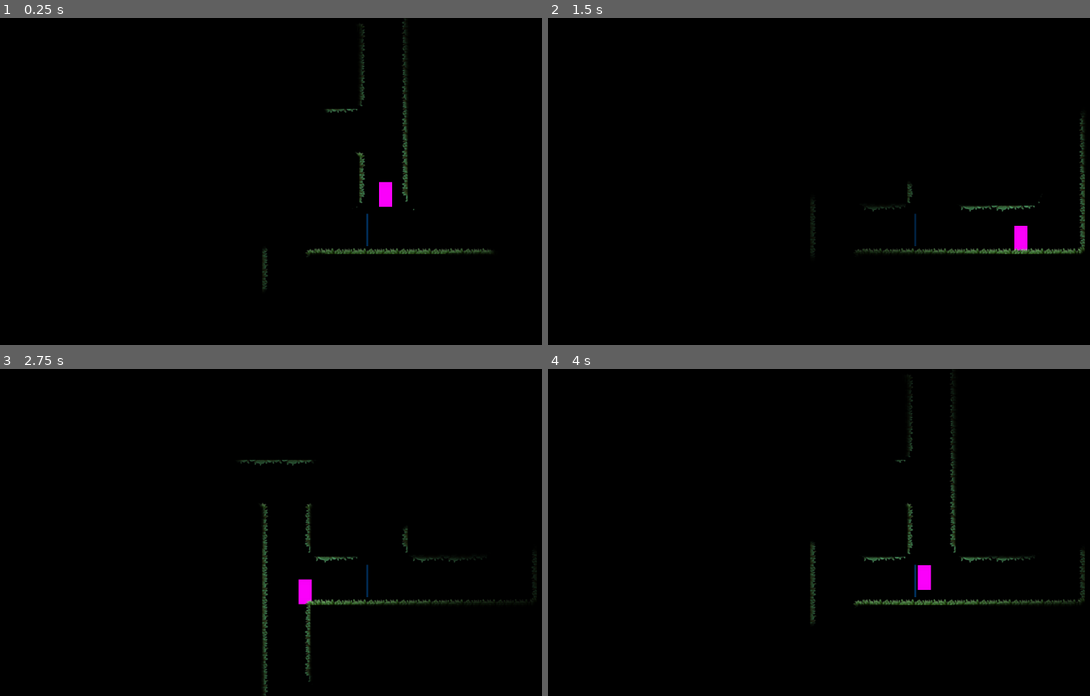
Above: before the commit, frames 1-4 (two rows, left to right).
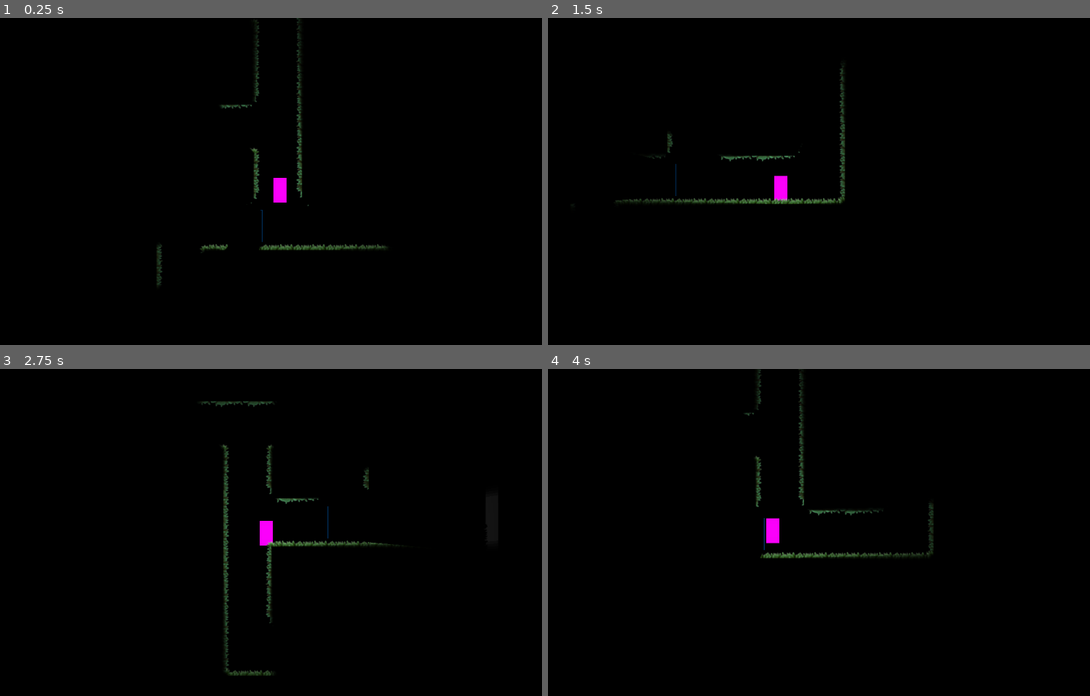
Above: after the commit, the same moments.

Repository: kit-solent/refrigerate
Game: Godot game, scene res://core/ingame.tscn
Same seed, same stepped clock (60 frames per second), same inputs: the game is played once before the commit and once after it.
Inputs:
- Up to frame 1 (0.25 s): no input
- Up to frame 2 (1.5 s): hold Right (player right) 0.53-1.28 s; tap Up (player jump) at 0.77 s; hold Left (player left) from 1.28 s (still down)
- Up to frame 3 (2.75 s): tap Up (player jump) at 1.52 s; release Left (player left) at 2.03 s; hold Right (player right) from 2.03 s (still down)
- Up to frame 4 (4 s): tap Up (player jump) at 3.02, 3.77 s; release Right (player right) at 3.53 s; hold Left (player left) from 3.53 s (still down)

The runs differ from the first frame. In frame 1, 2.7% of the frame differs, in the area x 28-91%, y 0-83%; in frame 2, 2.5%; in frame 3, 3.1%, in the area x 37-100%, y 9-100%; in frame 4, 2.9%.
Error before the commit: Invalid assignment of property or key 'visible' with value of type 'bool' on a base object of type 'null instance'. (res://core/ingame.gd:9)

Commit message:
SaveBot commit at 2025-01-29 17:26:08

Diff:
--- /dev/null
+++ b/core/assets/icons/effect.svg
@@ -0,0 +1,20 @@
+<?xml version="1.0" encoding="utf-8"?>
+
+<!DOCTYPE svg PUBLIC "-//W3C//DTD SVG 1.1//EN" "http://www.w3.org/Graphics/SVG/1.1/DTD/svg11.dtd">
+<!-- Uploaded to: SVG Repo, www.svgrepo.com, Generator: SVG Repo Mixer Tools -->
+<svg height="800px" width="800px" version="1.1" id="_x32_" xmlns="http://www.w3.org/2000/svg" xmlns:xlink="http://www.w3.org/1999/xlink"
+	 viewBox="0 0 512 512"  xml:space="preserve">
+<style type="text/css">
+	.st0{fill:#000000;}
+</style>
+<g>
+	<path class="st0" d="M166.646,166.653c34.995-34.961,91.91-34.961,126.861,0l95.26,95.266l64.184-85.884l-97.203-28.632L303.995,0
+		L193.47,64.711L51.816,51.791l-0.017-0.011v0.011h-0.032l0.032,0.032l12.894,141.66l-64.69,110.51L147.39,355.74l28.648,97.208
+		l85.884-64.19l-95.266-95.243C131.679,258.552,131.679,201.637,166.646,166.653z"/>
+	<path class="st0" d="M495.605,416.423L272.872,193.71c-21.845-21.867-57.301-21.867-79.163,0
+		c-21.856,21.856-21.856,57.296,0,79.174l222.722,222.723c21.89,21.857,57.301,21.857,79.19,0
+		C517.451,473.718,517.467,438.3,495.605,416.423z M253.784,291.006l-39.098-39.109c-5.162-5.201-7.687-11.824-7.687-18.621
+		c0-6.776,2.514-13.399,7.671-18.599c5.206-5.158,11.851-7.698,18.631-7.698c6.776-0.022,13.421,2.54,18.611,7.719l39.093,39.098
+		L253.784,291.006z"/>
+</g>
+</svg>
--- a/core/ingame.gd
+++ b/core/ingame.gd
@@ -3,18 +3,18 @@
 @export var main_shader:Shader
 @export var overlay_shader:Shader
 
-@onready var camera_target=$view/world/players/player
+@onready var camera_target=get_player()
 
 func _ready():
-	$view/world/meta/darkener.visible = not Core.debug
+	$h_box_container/panel/view/view/world/meta/darkener.visible = not Core.debug
 	$h_box_container/panel/view.material.shader = main_shader
 	$h_box_container/panel/overlay.material.shader = overlay_shader
 
 	#Core.local_player=$h_box_container/panel/view/view/world/players/player
 
 func _process(_delta):
-	$view/world/meta/camera.global_transform=camera_target.global_transform
-	#$view/world/meta/camera.global_position=camera_target.global_position
+	$h_box_container/panel/view/view/world/meta/camera.global_transform=camera_target.global_transform
+	#$h_box_container/panel/view/view/world/meta/camera.global_position=camera_target.global_position
 
 func get_player():
-	return $view/world/players/player
+	return $h_box_container/panel/view/view/world/players/player
--- a/core/ingame.tscn
+++ b/core/ingame.tscn
@@ -6,6 +6,8 @@
 [ext_resource type="Environment" uid="uid://cuprafktv5kd0" path="res://core/resources/environment.tres" id="3_7fo0t"]
 [ext_resource type="PackedScene" uid="uid://usl2ja3hvpxp" path="res://core/resources/inventory_slot.tscn" id="3_yiyqq"]
 [ext_resource type="PackedScene" uid="uid://s8hhu4jxydb" path="res://levels/level1.tscn" id="5_shstq"]
+
+[sub_resource type="ShaderMaterial" id="ShaderMaterial_pbpyk"]
 
 [sub_resource type="ShaderMaterial" id="ShaderMaterial_nf0n5"]
 
@@ -28,6 +30,7 @@
 grow_vertical = 2
 
 [node name="inventory" type="PanelContainer" parent="h_box_container"]
+visible = false
 layout_mode = 2
 
 [node name="margin_container" type="MarginContainer" parent="h_box_container/inventory"]
@@ -82,13 +85,14 @@
 size_flags_horizontal = 3
 
 [node name="view" type="SubViewportContainer" parent="h_box_container/panel"]
+material = SubResource("ShaderMaterial_pbpyk")
 layout_mode = 2
 stretch = true
 
 [node name="view" type="SubViewport" parent="h_box_container/panel/view"]
 transparent_bg = true
 handle_input_locally = false
-size = Vector2i(880, 648)
+size = Vector2i(1152, 648)
 render_target_update_mode = 4
 
 [node name="world" type="Node2D" parent="h_box_container/panel/view/view"]
--- /dev/null
+++ b/features/effects/effect.gd
@@ -0,0 +1,14 @@
+@icon("res://core/assets/icons/effect.svg")
+class_name Effect extends Node2D
+
+## If true the effect will run as soon as it enters the scene tree. Otherwise the run method must be used to activate the effect.
+@export var autorun = true
+
+func _ready() -> void:
+	if autorun:
+		run()
+
+func run():
+	"""
+	Runs the effect. This could mean playing visual, audio, lighting or other effects.
+	"""
--- a/features/explosion/explosion.gd
+++ b/features/explosion/explosion.gd
@@ -1,9 +1,8 @@
-@icon("res://core/assets/explosion_icon.png")
-class_name Explosion extends Node2D
+@icon("res://core/assets/icons/explosion.png")
+class_name Explosion extends Effect
 
 enum EXPLOSION_TYPE {ANIMATED, PARTICLE}
 @export var type:EXPLOSION_TYPE = EXPLOSION_TYPE.ANIMATED
-@export var autorun:bool = true
 
 var explosion_spriteframes = preload("res://features/explosion/explosion_spriteframes.tres")
 
--- a/staged/landing.gd
+++ b/staged/landing.gd
@@ -1,11 +1 @@
 extends Node2D
-
-
-# Called when the node enters the scene tree for the first time.
-func _ready() -> void:
-	$animated_sprite_2d2.play()
-
-
-# Called every frame. 'delta' is the elapsed time since the previous frame.
-func _process(delta: float) -> void:
-	pass
--- /dev/null
+++ b/temp.tscn
@@ -0,0 +1,10 @@
+[gd_scene load_steps=3 format=3 uid="uid://c2458ewy2bbe"]
+
+[ext_resource type="Script" path="res://features/effects/effect.gd" id="1_23jfk"]
+[ext_resource type="Script" path="res://features/explosion/explosion.gd" id="2_ai2fx"]
+
+[node name="effect" type="Node2D"]
+script = ExtResource("1_23jfk")
+
+[node name="explosion" type="Node2D" parent="."]
+script = ExtResource("2_ai2fx")
Not shown, changed: core/assets/icons/effect.svg.import
Renamed: core/assets/explosion_icon.png -> core/assets/icons/explosion.png
Not shown, added: core/assets/icons/explosion.png.import
Not shown: 1 places in core/ingame.tscn that only renumber resources
